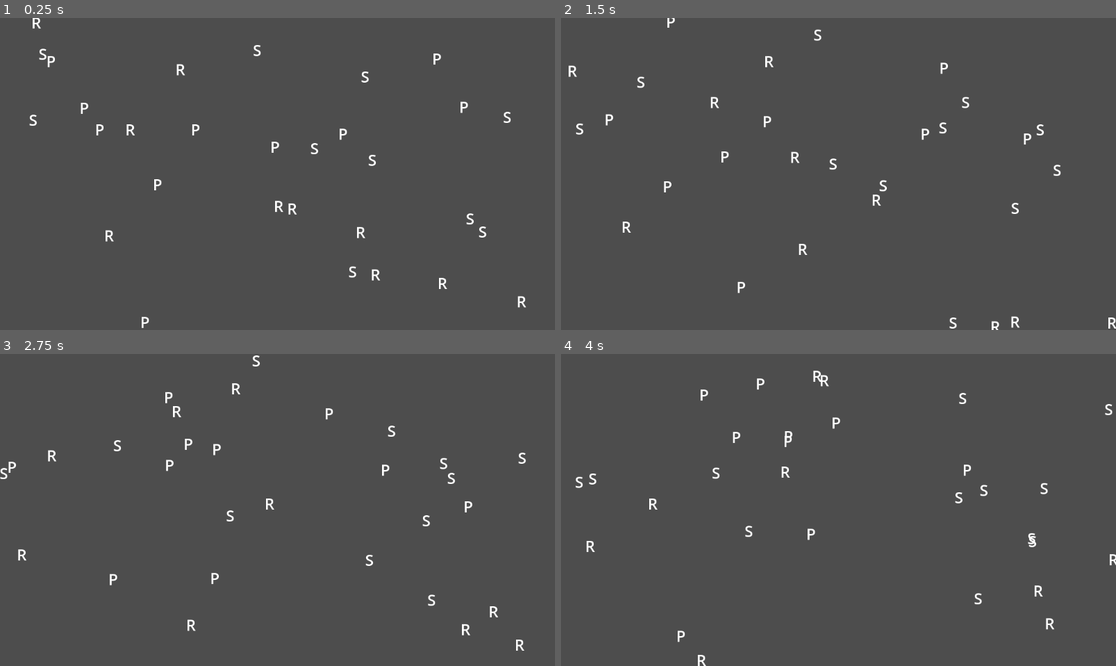
Above: before the commit, frames 1-4 (two rows, left to right).
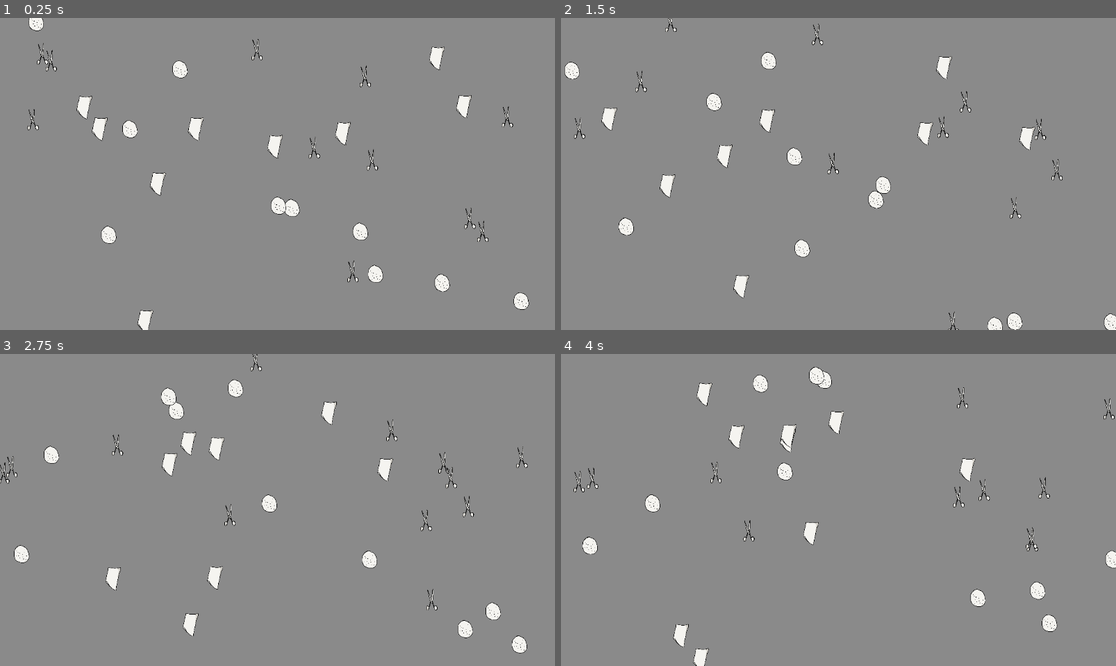
Above: after the commit, the same moments.

Repository: AN32-AN32/rock_paper_scissor
Game: Godot game, scene res://scenes/main.tscn
Same seed, same stepped clock (60 frames per second), same inputs: the game is played once before the commit and once after it.
Inputs:
- Up to frame 1 (0.25 s): no input
- Up to frame 2 (1.5 s): no input
- Up to frame 3 (2.75 s): no input
- Up to frame 4 (4 s): no input

The runs differ from the first frame. In frame 1, 99% of the frame differs, in the area x 0-100%, y 0-100%; in frame 2, 99%; in frame 3, 99%; in frame 4, 99%.

Commit message:
Changed the placeholder text of pieces with their respective images and implemented the gameOver state!

Diff:
--- a/project.godot
+++ b/project.godot
@@ -18,3 +18,4 @@
 [rendering]
 
 textures/canvas_textures/default_texture_filter=0
+environment/defaults/default_clear_color=Color(0.541176, 0.541176, 0.541176, 1)
--- a/scenes/manager.gd
+++ b/scenes/manager.gd
@@ -15,9 +15,9 @@
 func generate(node : Node, type : int) -> void:
 	for i in range(PIECE_COUNT):
 		var new_piece = piece.instantiate()
+		new_piece.setup(rocks, papers, scissors)
 		new_piece.set_type(type)
 		new_piece.position = Vector2(randi_range(gen_offset, gen_size.x), randi_range(gen_offset, gen_size.y))
-		node.add_child(new_piece)
 
 func _ready() -> void:
 	generate(rocks, 0)
@@ -25,14 +25,14 @@
 	generate(scissors, 2)
 
 func _process(delta: float) -> void:
-	if papers.get_child_count() == 0 && scissors.get_child_count() == 0:
-		print("Rock Wins!")
+	if rocks.get_child_count() == PIECE_COUNT * 3:
+		print("Rocks Win!")
 		gameOver = true
-	elif rocks.get_child_count() == 0 && scissors.get_child_count() == 0:
-		print("Paper Wins!")
+	if papers.get_child_count() == PIECE_COUNT * 3:
+		print("Paper Win!")
 		gameOver = true
-	elif rocks.get_child_count() == 0 && papers.get_child_count() == 0:
-		print("Scissor Wins!")
+	if scissors.get_child_count() == PIECE_COUNT * 3:
+		print("Scissor Win!")
 		gameOver = true
 
 	if !gameOver:
--- a/scenes/piece.gd
+++ b/scenes/piece.gd
@@ -5,21 +5,39 @@
 var borderOff: int = 8
 var type : int
 
+var rock_tex = preload("res://rock.png")
+var paper_tex = preload("res://paper.png")
+var scissor_tex = preload("res://scissor.png")
+
+var rocks : Node;
+var papers : Node;
+var scissors : Node;
+
 func _ready() -> void:
 	velocity = Vector2(randf_range(-1, 1), randf_range(-1, 1))
 
 func move(dt: float) -> void:
 	position += velocity * speed * dt
 
+func setup(rock_node: Node, paper_node: Node, scissor_node: Node):
+	rocks = rock_node
+	papers = paper_node
+	scissors = scissor_node
+
 func set_type(paramType: int) -> void:
 	type = paramType
+	if self.get_parent():
+		get_parent().call_deferred('remove_child', self)
 	match type:
 		0:
-			$Label.text = "R"
+			$Sprite2D.texture = rock_tex
+			rocks.call_deferred('add_child', self)
 		1:
-			$Label.text = "P"
+			$Sprite2D.texture = paper_tex
+			papers.call_deferred('add_child', self)
 		2:
-			$Label.text = "S"
+			$Sprite2D.texture = scissor_tex
+			scissors.call_deferred('add_child', self)
 
 func collision(border: Vector2i) -> void:
 	if position.x <= borderOff || position.x >= border.x - borderOff:
--- a/scenes/piece.tscn
+++ b/scenes/piece.tscn
@@ -1,17 +1,20 @@
-[gd_scene load_steps=4 format=3 uid="uid://ck4jgoscrhsae"]
+[gd_scene load_steps=5 format=3 uid="uid://ck4jgoscrhsae"]
 
 [ext_resource type="Script" uid="uid://dxv83qgr276po" path="res://scenes/piece.gd" id="1_gebih"]
+[ext_resource type="Texture2D" uid="uid://dhayw288lkfrc" path="res://scissor.png" id="2_s58gp"]
 
 [sub_resource type="LabelSettings" id="LabelSettings_tvnf0"]
 font_size = 32
 
-[sub_resource type="RectangleShape2D" id="RectangleShape2D_gebih"]
-size = Vector2(15, 23)
+[sub_resource type="CapsuleShape2D" id="CapsuleShape2D_s58gp"]
+radius = 13.5
+height = 43.0
 
 [node name="Piece" type="Area2D"]
 script = ExtResource("1_gebih")
 
 [node name="Label" type="Label" parent="."]
+visible = false
 anchors_preset = 8
 anchor_left = 0.5
 anchor_top = 0.5
@@ -28,8 +31,12 @@
 horizontal_alignment = 1
 vertical_alignment = 1
 
+[node name="Sprite2D" type="Sprite2D" parent="."]
+scale = Vector2(0.2, 0.2)
+texture = ExtResource("2_s58gp")
+
 [node name="CollisionShape2D" type="CollisionShape2D" parent="."]
 position = Vector2(0.5, 1.5)
-shape = SubResource("RectangleShape2D_gebih")
+shape = SubResource("CapsuleShape2D_s58gp")
 
 [connection signal="area_entered" from="." to="." method="_on_area_entered"]
Binary file added: paper.png
Not shown, added: paper.png.import
Binary file added: rock.png
Not shown, added: rock.png.import
Binary file added: scissor.png
Not shown, added: scissor.png.import
